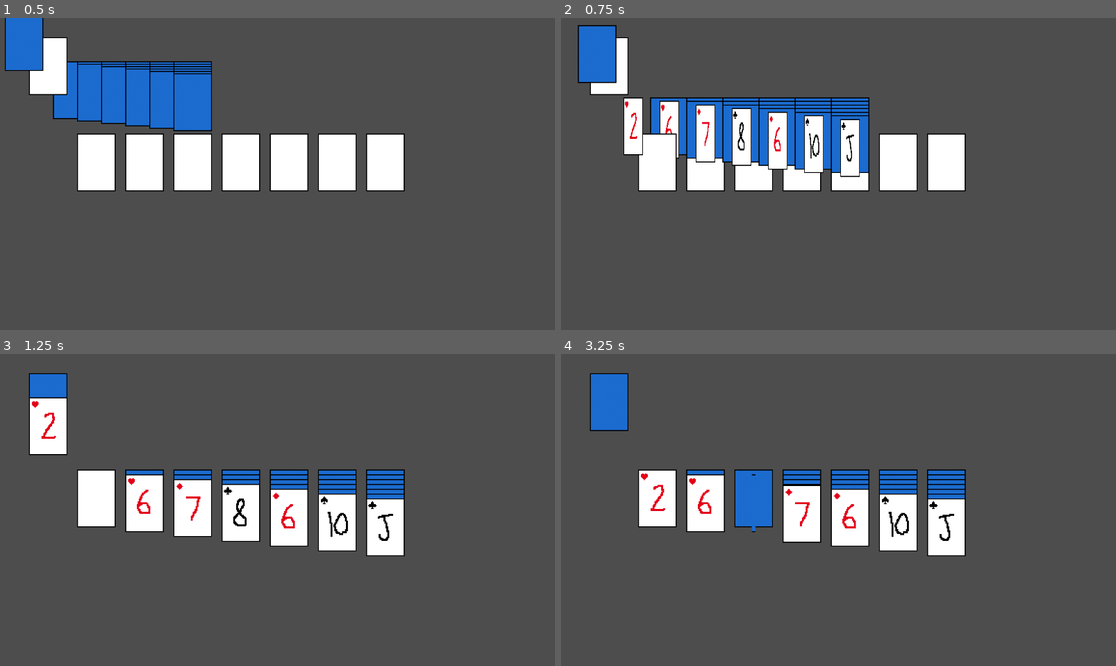
Above: before the commit, frames 1-4 (two rows, left to right).
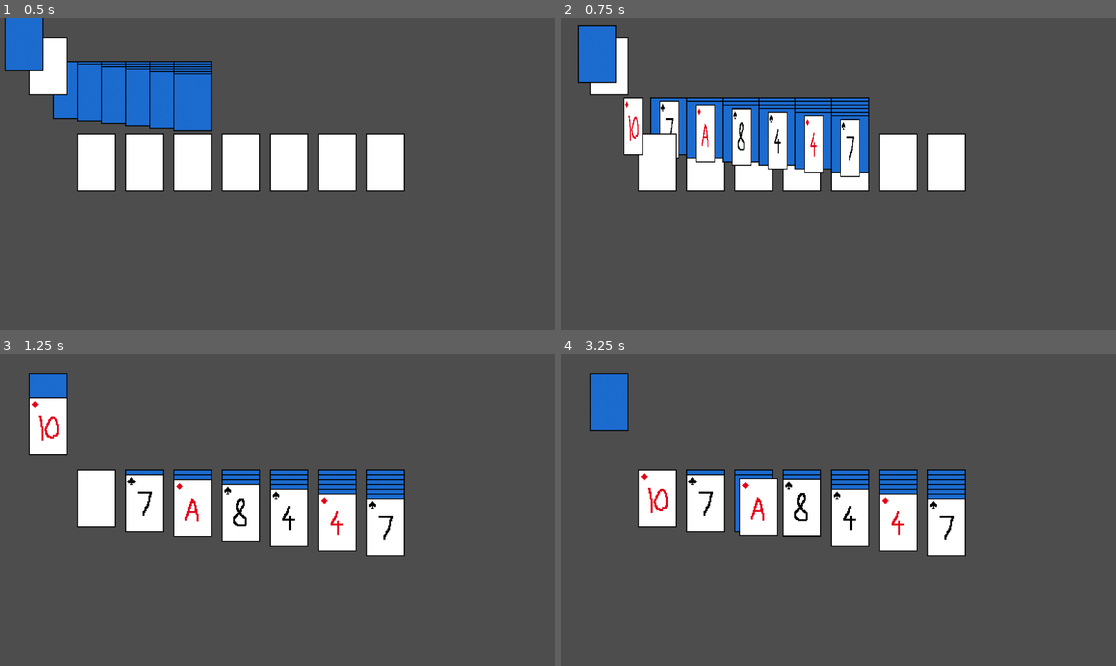
Above: after the commit, the same moments.

Repository: pnkmht135/Solitaire
Game: Godot game, scene res://Game.tscn
Two runs of this game, one before a commit and one after it. Both use one fixed random seed, a clock stepped at 60 frames per second and the inputs below.
Inputs (mouse positions are in pixels of both pictures, inside the frame that each line leads up to):
- Up to frame 1 (0.5 s): no input
- Up to frame 2 (0.75 s): move the mouse to (610, 89) at 0.52 s; press the mouse at (610, 89) at 0.53 s
- Up to frame 3 (1.25 s): no input
- Up to frame 4 (3.25 s): move the mouse to (705, 497) at 1.27 s; release the mouse at (705, 497) at 1.28 s; click (705, 497) at 1.35 s; move the mouse to (755, 497) at 2.02 s; press the mouse at (755, 497) at 2.03 s; tap Enter at 2.75 s; move the mouse to (799, 497) at 2.77 s; release the mouse at (799, 497) at 2.78 s; click (799, 497) at 2.85 s

Frame 1 is identical in both runs. In frame 2, 0.5% of the frame differs, in the area x 11-53%, y 26-47%; in frame 3, 0.8%; in frame 4, 2.5%, in the area x 14-71%, y 38-61%.

Commit message:
fix tableau bugs, find tabluea bugs

Diff:
--- a/Game elements/Card.tscn
+++ b/Game elements/Card.tscn
@@ -20,9 +20,12 @@
 
 [node name="Click_Box" type="Area2D" parent="."]
 collision_mask = 2
+monitoring = false
+monitorable = false
 
 [node name="CollisionShape2D" type="CollisionShape2D" parent="Click_Box"]
 shape = SubResource("RectangleShape2D_46gx8")
+disabled = true
 debug_color = Color(0.700522, 0.482594, 0.268586, 0.42)
 
 [connection signal="input_event" from="Click_Box" to="." method="_on_click_box_input_event"]
--- a/Game elements/card.gd
+++ b/Game elements/card.gd
@@ -10,12 +10,10 @@
 @export var suit : Global.Suit = Global.Suit.HIDDEN
 @export_range(0,12) var num : int = 1
 @export var is_hidden : bool = true
-# TODO: let non-hidden cards in a Tabluea have children.
-# TODO: add change card hitbox to be the one that activates in-hand
 # TODO: hitbox deactivated when hidden
 # TODO: have the index of the card in its parent saved in card itself?
 # TODO: recreate + fix bug of card sliding far forward when stacking tabluea
-
+# TODO: maybe switch to global position for return card to avoid headaches
 func _ready() -> void:
 	set_process(false)
 
@@ -25,8 +23,14 @@
 	if not(is_hidden):
 		new_frame=Vector2i(sprite_dict["hidden_column"],sprite_dict[Global.Suit.HIDDEN])
 		is_hidden=true
+		$Click_Box/CollisionShape2D.disabled=true
+		$Click_Box.monitorable=false
+		$Click_Box.monitoring=false
 	else:
 		is_hidden=false
+		$Click_Box/CollisionShape2D.disabled=false
+		$Click_Box.monitorable=true
+		$Click_Box.monitoring=true
 	var tween = create_tween()
 	tween.set_ease(Tween.EASE_IN_OUT)
 	tween.tween_property(sprite, "scale:x", 0, 0.5)
@@ -52,17 +56,23 @@
 	var tween_drop = create_tween()
 	tween_drop.set_ease(Tween.EASE_IN_OUT)
 	#TODO: double check if global or local needed here
+	print("moving to ",current_position)
 	tween_drop.tween_property($".","position",current_position,0.5)
+	print("returned ",num," to ",self.get_parent(),parent)
+	# TODO: fix issue with parent but not .get_parant() being set
 
 func _process(delta: float) -> void:
-	if in_hand:
+	if in_hand: #TODO: i think this+set process being incorrectly handled. see: next to next todo
 		global_position=get_global_mouse_position()
 		if Input.is_action_just_released("Click"):
-			# TODO: Make this if statement cleaner
+			in_hand=false
+			set_process(false)
+			# TODO: Make this if statements cleaner
 			if not($Click_Box.has_overlapping_areas()) or $Click_Box.overlaps_area(parent.get_node_or_null("Area")):
 				return_to_place()
-			in_hand=false
-			set_process(false)
+				#TODO: fix: it sometimes gets called before current position gets
+				# updated but after its parent becomes another card
+
 func _on_click_box_input_event(viewport: Node, event: InputEvent, shape_idx: int) -> void:
 	if event.is_action_pressed("Click") and not(is_hidden):
 		in_hand=true
--- a/Game elements/tableau.gd
+++ b/Game elements/tableau.gd
@@ -6,8 +6,6 @@
 # var current_index: int = 0 Defined in Table_Element class
 # Here current_index is the index of the first open card
 @onready var area: Area2D = $Area
-# TODO: look into whether godot append puts at front or end
-#TODO: add the hitbox for selecting and droping stack of cards
 @onready var offset : int = 10
 @onready var card_to_add : Card = null
 
@@ -49,6 +47,7 @@
 			if (topcard.suit)%2!=card_to_add.suit%2 and topcard.num-1==card_to_add.num:
 				card_to_add.move_to(self)
 				return
+			#print("Cant place here ",card_to_add.current_position," ",card_to_add.parent)
 			card_to_add.return_to_place()
 			set_process(false)
 
@@ -61,6 +60,8 @@
 		area.position=Vector2(0,offset*num_cards)
 		topcard.make_clickbox_stacksized()
 		card.reparent(topcard)
+		#card.parent=self
+		#card.parent=topcard #TODO: whoops, how do I do this? Or better not to do it...
 		card.position=Vector2(0,offset)
 		card.current_position=card.position
 	else:
@@ -71,20 +72,25 @@
 	cards_stack.append(card)
 
 func remove_card(card:Card,index:int)->void:
-	print("removing card?")
 	if cards_stack.is_empty():
 		push_error("Cannot remove card from an empty Tabluea: ",self.name)
 		return
-	if card!=cards_stack[-1]:
-		# TODO:this is confusing me, not pushing or printing error??
-		print("Can only remove card from the end of Tabluea")
-		push_error("Can only remove card from the end of Tabluea for now.")
+	#if card!=cards_stack[-1]:
+		## TODO:this is confusing me, not pushing or printing error??
+		#print("Can only remove card from the end of Tabluea")
+		#push_error("Can only remove card from the end of Tabluea for now.")
+	var remove_stack=card.get_children()
 	cards_stack.erase(card)
 	num_cards-=1
-	if num_cards>0:
-		area.position-=Vector2(0,offset)
+	for child in remove_stack:
+		cards_stack.erase(card)
+		num_cards-=1
+	if num_cards<0:
+		num_cards=0
+		area.position=Vector2(0,0)
 	else:
-		num_cards=0
+		area.position=Vector2(0,offset*(num_cards-1))
+
 	if not(cards_stack.is_empty()):
 		var topcard = cards_stack[-1]
 		if topcard.is_hidden:
@@ -94,7 +100,7 @@
 # TODO: change func names to reflect click area rename to area
 func _on_click_area_area_entered(card_area: Area2D) -> void:
 	# when a card hitbox enteres tablue click area
-	if self.is_ancestor_of(card_area):
+	if self.is_ancestor_of(card_area) or (card_to_add!=null and card_to_add.is_ancestor_of(card_area)):
 		# No interaction if card is already part of the tabluea
 		return
 	card_to_add = card_area.get_parent()
--- a/game.gd
+++ b/game.gd
@@ -19,7 +19,7 @@
 	#y_sort_enabled=true
 	var suits: Array[Global.Suit] =[Global.Suit.HEART,Global.Suit.DIAMOND,Global.Suit.SPADE,Global.Suit.CLOVER]
 	for things in suits:
-		for i in range(0,12):
+		for i in range(0,13):
 			var card= CARD.instantiate()
 			card.suit=things
 			card.num=i
